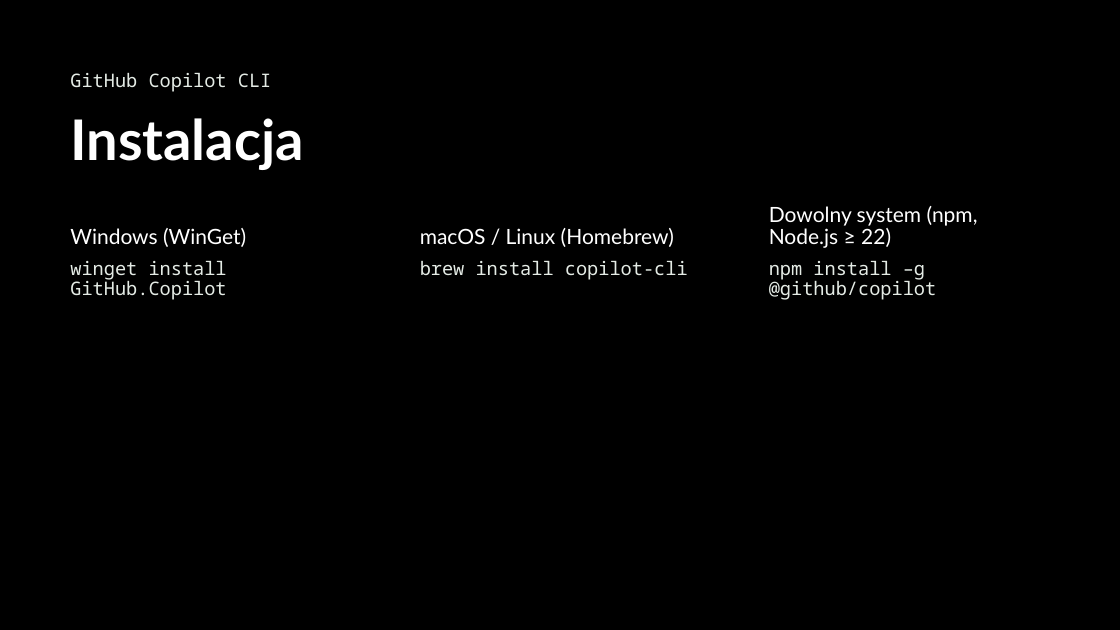
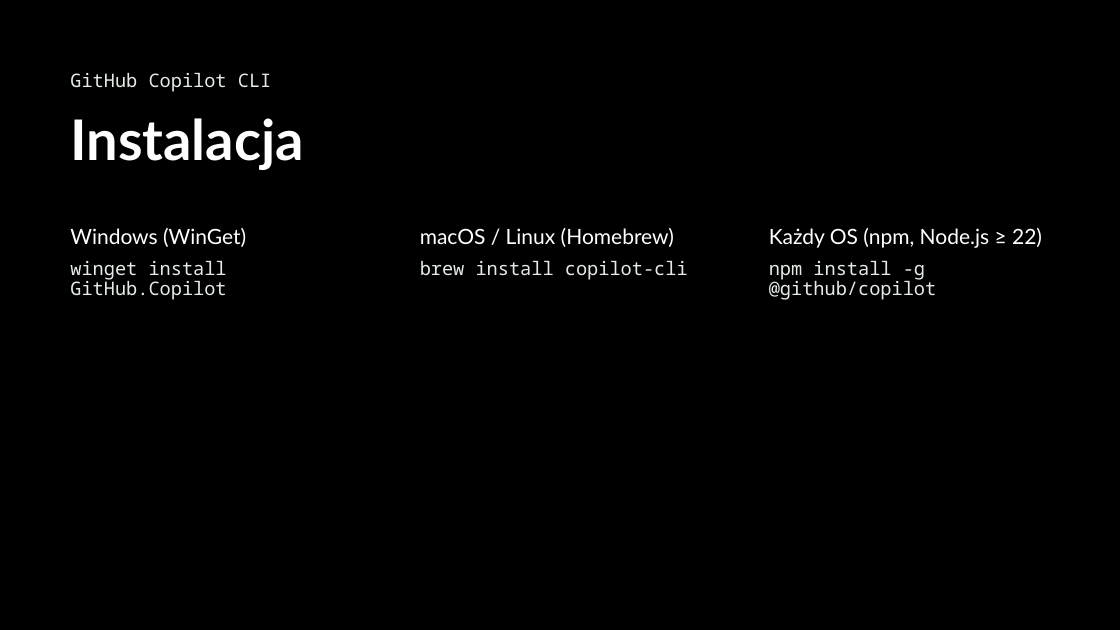
Before and after one commit to pawel-siwek/gdn-dev-days-2026, a slide deck: slide 18 of decks/copilot-CLI-pl.pptx. Drawn at 1120x630 pixels with LibreOffice and Linux fonts; fonts in the diff are those of the drawing. Boxes give left, top, right and bottom in pixels: in the first picture for what was removed or moved away, otherwise in the second. Text is boxed around its words. In the diff, an @@ line names an element or a change of style, - is before the commit and + after.

Commit message:
Deck: poprawki slajdów 7 i 18, actions na Node 24
Slajdy obejrzane w renderze LibreOffice obok angielskiego oryginału
(te same warunki fontowe), żeby oddzielić przepełnienia z tłumaczenia
od artefaktów podmiany Aptosa:

- Slajd 7: pigułka „Co jest w pudełku” łamała się na dwie linie →
  „Co w pudełku”. Punkt „Uruchamianie narzędzi i komend powłoki” miał
  trzy linie i wchodził na „Automatyzacja bez interfejsu” (pola są
  kotwiczone do dołu) → „Narzędzia / i komendy powłoki”, jak w oryginale.
- Slajd 18: nagłówek trzeciej kolumny łamał się i rozjeżdżał z resztą →
  „Każdy OS (npm, Node.js ≥ 22)”, pole poszerzone do szerokości bloku
  z komendą.
- Slajd 18: `npm install –g` miał półpauzę zamiast myślnika (błąd
  odziedziczony z upstreamu) — skopiowana ze slajdu komenda nie działała.

deploy.yml: checkout@v6, setup-node@v6, configure-pages@v6,
upload-pages-artifact@v5, deploy-pages@v5 — wszystkie na node24
(upload-pages-artifact@v3/v4 ciągnęły upload-artifact v4 na node20).

Test odcięcia z README odhaczony; poprawiony nieaktualny URL publikacji
w cli-workshop/website/README.md.

```diff
--- a/decks/copilot-CLI-pl.pptx
+++ b/decks/copilot-CLI-pl.pptx
@@ text at <box>769,228,1042,248</box>: text changed @@
-Dowolny system (npm, Node.js ≥ 22)
+Każdy OS (npm, Node.js ≥ 22)
```
Also in this commit, not shown: 1 other slide changed, 3 other files.
